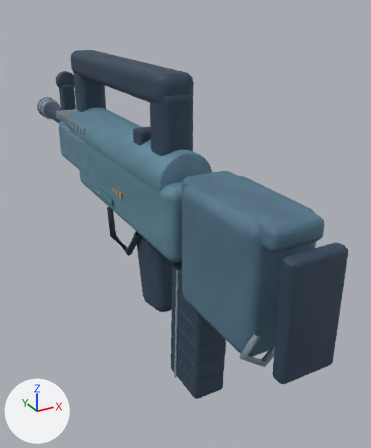
Two versions of the glTF model models/csgo/anime-famas.glb, one commit apart.
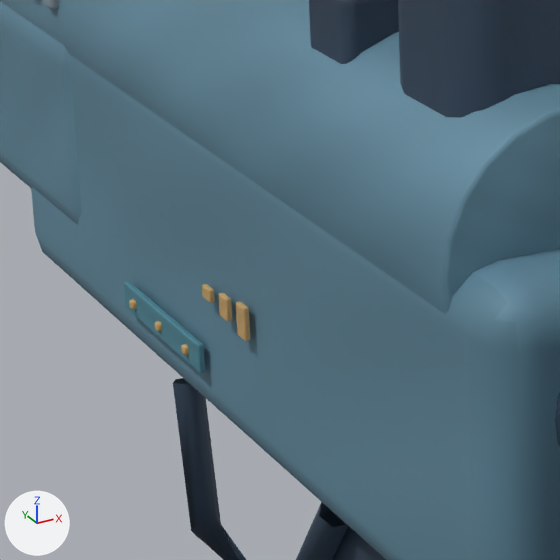
Each version is shown whole from a 50 mm lens placed at (-0.291, -0.641, 0.26), pointed at (0.081, 0.036, -0.078), then close up on the part from 20% to 49% of the width and 30% to 54% of the height. Lighting does not change. The marker at lower left points along +X, +Y and +Z. The older version's two pictures come first. Where no turn or scale is listed for an object, it has been applied to the vertices. Vertices at exactly the same position are counted once.

Objects in the first close-up: 'weapon_Etched brass detail', 'weapon_Inset blue ceramic', 'weapon_Parkerized steel', 'weapon_Polymer', 'weapon_Weapon finish / Parkerized steel' and 1 more.
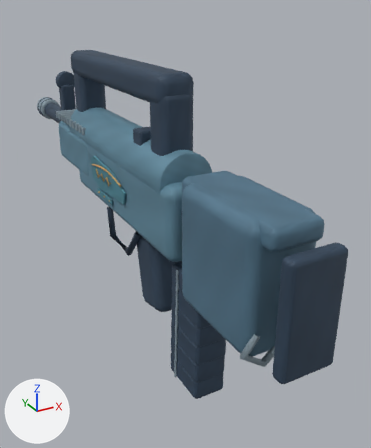
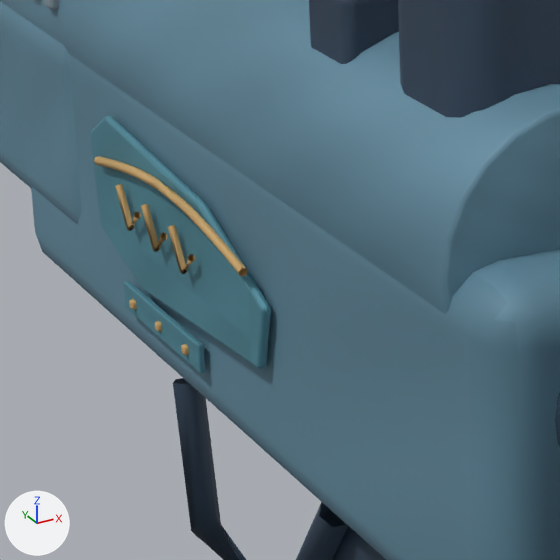
Where the newer file only moved an object's origin or applied its transform, the numbers keep the older frame.

The change in detail:
me_cube_072 is used by ob_weapon_etched_brass_detail; location (-0.04, 0.035, 0.002).
me_cube_072 had 1152 vertices, 2256 faces and spanned x -0.0025..0.0825, y -0.029..0.0635, z -0.0245..0.005.
me_cube_072 now has 1488 vertices, 2832 faces and spans x -0.0052..0.0852, y -0.0362..0.0812, z -0.028..0.0264.
me_cube_072 part 1: a new loose piece of 114 vertices spanning x -0.0044..-0.0016, y -0.0362..0.0812, z 0.0168..0.0264, in mat_etched_brass_detail (picture img_painted_etched_brass_detail).
me_cube_072 part 2: a new loose piece of 18 vertices spanning x -0.0052..-0.0028, y 0.0443..0.0608, z 0.004..0.0166, in mat_etched_brass_detail (picture img_painted_etched_brass_detail).
me_cube_072 part 3: a new loose piece of 18 vertices spanning x -0.0052..-0.0028, y 0.0223..0.0388, z 0.004..0.0166, in mat_etched_brass_detail (picture img_painted_etched_brass_detail).
me_cube_072 part 4: a new loose piece of 18 vertices spanning x -0.0052..-0.0028, y 0.0003..0.0168, z 0.004..0.0166, in mat_etched_brass_detail (picture img_painted_etched_brass_detail).
Other edits to the shape of me_cube_072 do not show in these pictures.
me_cube_075 is used by ob_weapon_inset_blue_ceramic; location (-0.04, 0.075, -0.021).
me_cube_075 had 192 vertices, 376 faces and spanned x -0.001..0.081, y -0.0315..0.0315, z -0.0045..0.0045.
me_cube_075 now has 447 vertices, 878 faces and spans x -0.0015..0.0815, y -0.0846..0.0528, z -0.025..0.0559.
me_cube_075 part 5: a new loose piece of 136 vertices spanning x -0.0015..0.0015, y -0.0846..0.0528, z 0.007..0.0559, in mat_inset_blue_ceramic (picture img_painted_inset_blue_ceramic).
Other edits to the shape of me_cube_075 do not show in these pictures.

Location of each change, [x1, y1, x2, y2] in pixels of the close-ups (560 x 560 px):
'weapon_Inset blue ceramic', reshaped
    before: [124, 281, 205, 373]
    after: [90, 116, 271, 373]
'weapon_Etched brass detail', reshaped
    before: [129, 284, 250, 355]
    after: [94, 156, 248, 355]
part 1 of me_cube_072, added
    after: [94, 156, 248, 276]
part 2 of me_cube_072, added (brown)
    after: [115, 184, 141, 231]
part 3 of me_cube_072, added (brown)
    after: [141, 204, 168, 252]
part 4 of me_cube_072, added (brown)
    after: [168, 225, 196, 274]
part 5 of me_cube_075, added (cyan)
    after: [90, 116, 271, 369]
